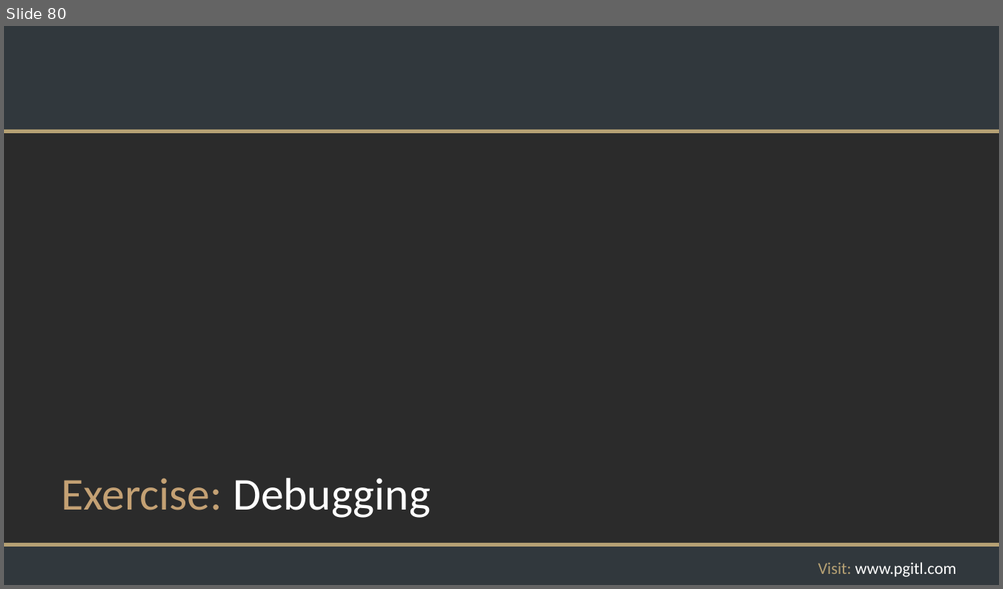
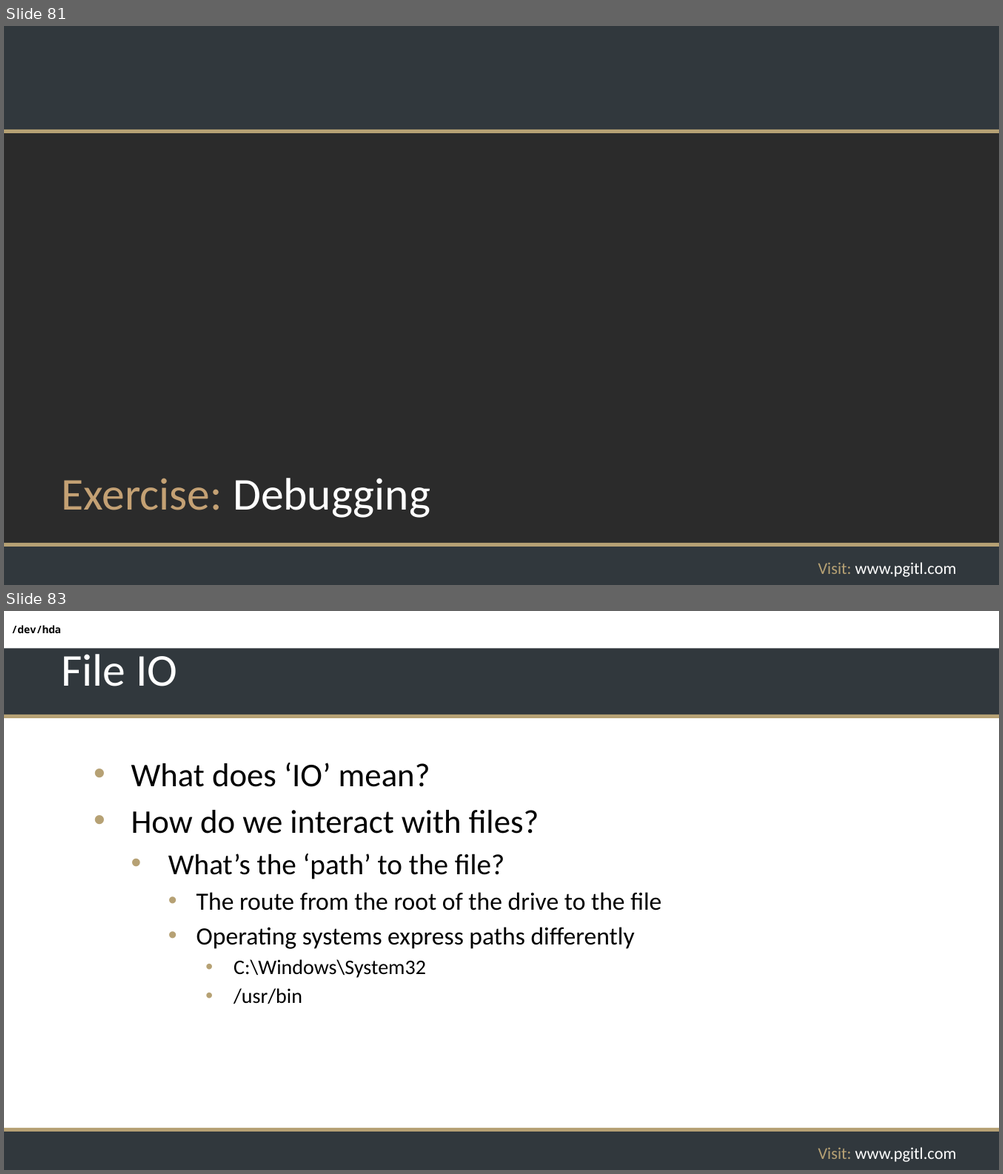
Before and after one commit to rikkouri/project-a, a slide deck: Programming Foundations.pptx. Shown one above the other, each under a label of ours: slide 80 before the commit, slides 81 and 83 after it; the slides between them are not shown. The pictures are 1003x589 and 1003x1174 pixels, drawn with LibreOffice and Linux fonts; fonts in the diff are those of the drawing; background and template pictures are left out; a plain dark background stands for a picture behind light text. Boxes give left, top, right and bottom in pixels: in the first picture for what was removed or moved away, otherwise in the second. Text is boxed around its words. In the diff, an @@ line names an element or a change of style, - is before the commit and + after.

Commit message:
File IO Paths and File Operations slides

```diff
--- a/Programming Foundations.pptx
+++ b/Programming Foundations.pptx
@@ slide 83 added at <box>4,611,999,1170</box>, background #FFFFFF; not listed: 5 template elements that a slide beside it also shows @@
@@ rectangle added at <box>4,611,999,648</box>, fill #FFFFFF, 10 pt, text #000000, bold @@
+/dev/hda
@@ title added at <box>61,648,177,686</box>, 44 pt, text #FFFFFF @@
+File IO
@@ text added at <box>131,763,661,1005</box>, 24 pt, text #000000 @@
+• What does ‘IO’ mean?
+• How do we interact with files?
+  • What’s the ‘path’ to the file?
+    • The route from the root of the drive to the file
+    • Operating systems express paths differently
+      • C:\Windows\System32
+      • /usr/bin
@@ what was slide 80 is now slide 81 @@
```
Also in this commit, not shown: 10 other slides added.
